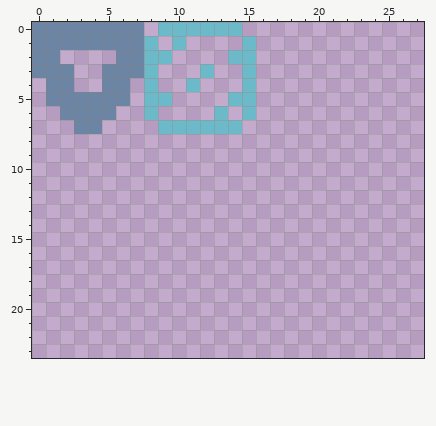
Pixel-art file, stored at assets/environment/common_platforms.aseprite. That is the earlier state.
128x128 pixels, 1 frame. Shown: x 0..27, y 0..23.
Once edited:
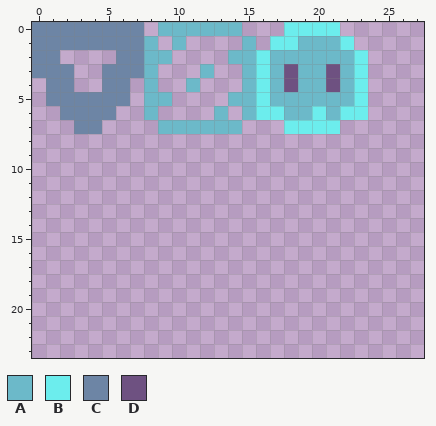
Palette (. is transparent): A #6cb9c9  B #6ceded  C #6d85a5  D #6e5181
The exact change:
@@ x 14..25 @@
- 0 A...........
- 1 .A..........
- 2 AA..........
- 3 .A..........
- 4 .A..........
- 5 AA..........
- 6 .A..........
- 7 A...........
+ 0 A...BBBB....
+ 1 .A.BBAAAB...
+ 2 AABAAAAAAB..
+ 3 .ABADAADAB..
+ 4 .ABADAADAB..
+ 5 AABAAAAAAB..
+ 6 .ABBAABABB..
+ 7 A...BBBB....
  8 ............
Boxes around the changes in both pictures, in picture pixels (x1, y1, x2, y2):
added: (256, 22, 368, 134)
